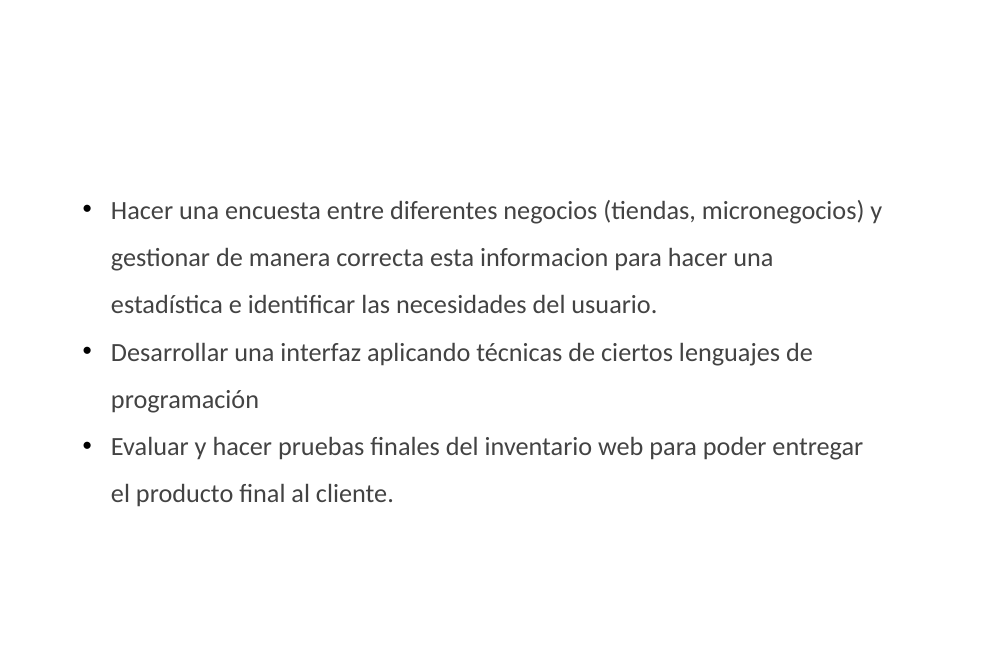
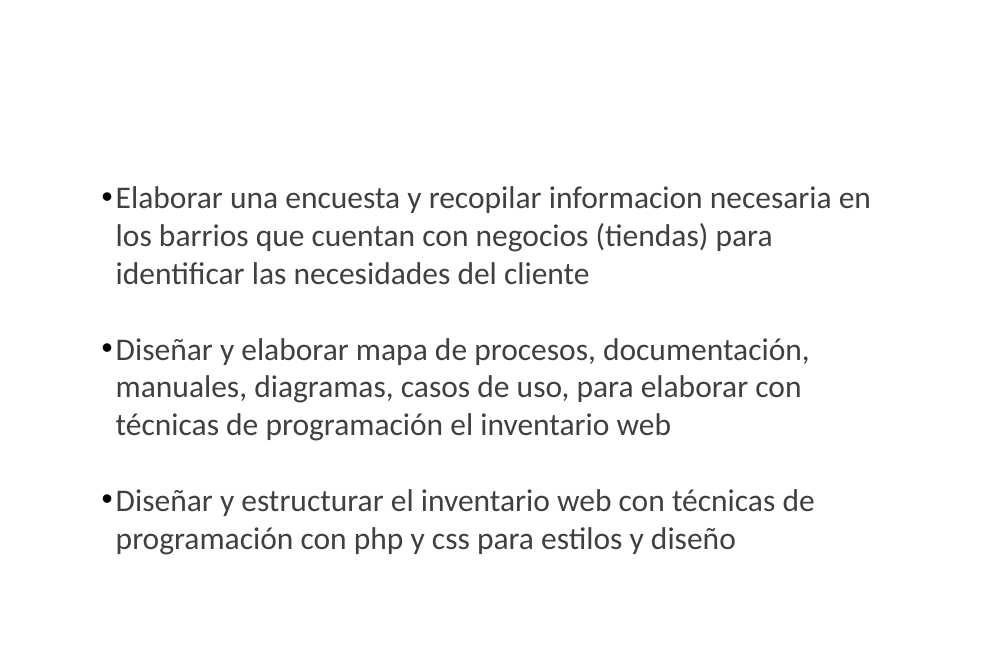
Before and after one commit to juanpa2723/INVENTARIO, a slide deck: slide 7 of Documentacion/Proyecto Inventario (General)/Proyecto Inventario.pptx. Drawn at 1008x651 pixels with LibreOffice and Linux fonts; fonts in the diff are those of the drawing; background and template pictures are left out. Boxes give left, top, right and bottom in pixels: in the first picture for what was removed or moved away, otherwise in the second. Text is boxed around its words. In the diff, an @@ line names an element or a change of style, - is before the commit and + after.

```diff
--- a/Documentacion/Proyecto Inventario (General)/Proyecto Inventario.pptx
+++ b/Documentacion/Proyecto Inventario (General)/Proyecto Inventario.pptx
@@ text at (116, 186, 871, 555): text changed; size 50 to 60 pt; text colour #434343 to #404040 @@
-• Hacer una encuesta entre diferentes negocios (tiendas, micronegocios) y gestionar de manera correcta esta informacion para hacer una estadística e identificar las necesidades del usuario.
-• Desarrollar una interfaz aplicando técnicas de ciertos lenguajes de programación
-• Evaluar y hacer pruebas finales del inventario web para poder entregar el producto final al cliente.
+  • Elaborar una encuesta y recopilar informacion necesaria en los barrios que cuentan con negocios (tiendas) para identificar las necesidades del cliente
+  • Diseñar y elaborar mapa de procesos, documentación, manuales, diagramas, casos de uso, para elaborar con técnicas de programación el inventario web
+  • Diseñar y estructurar el inventario web con técnicas de programación con php y css para estilos y diseño
```
Also in this commit, not shown: 6 other slides changed.
